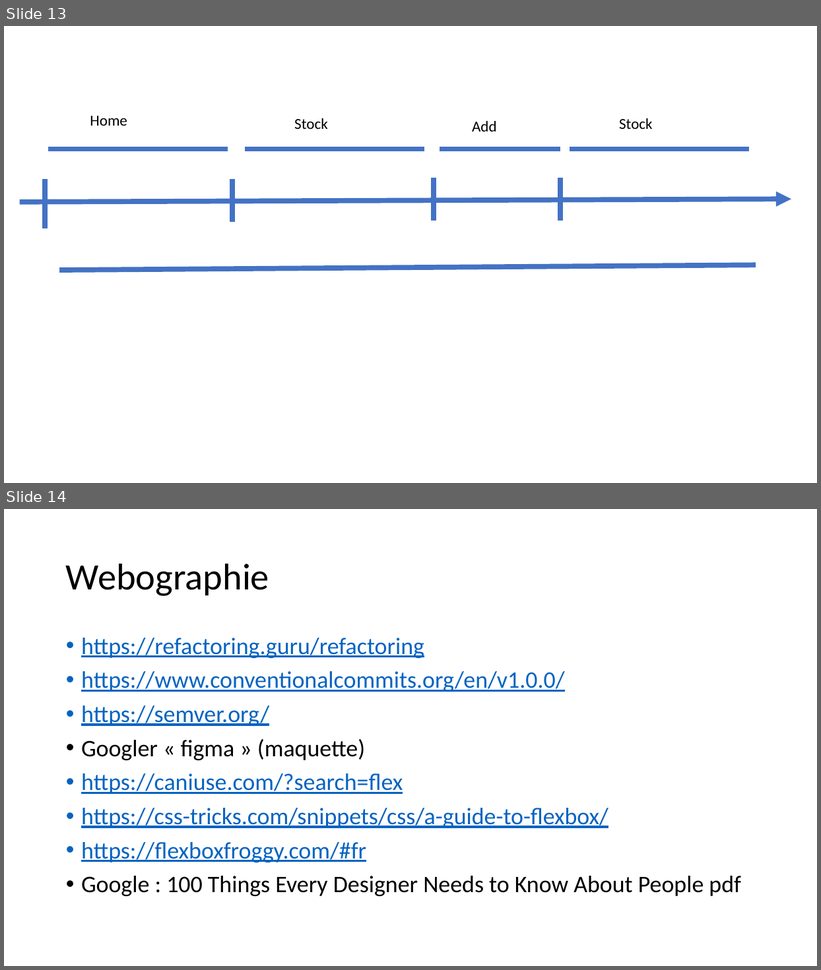
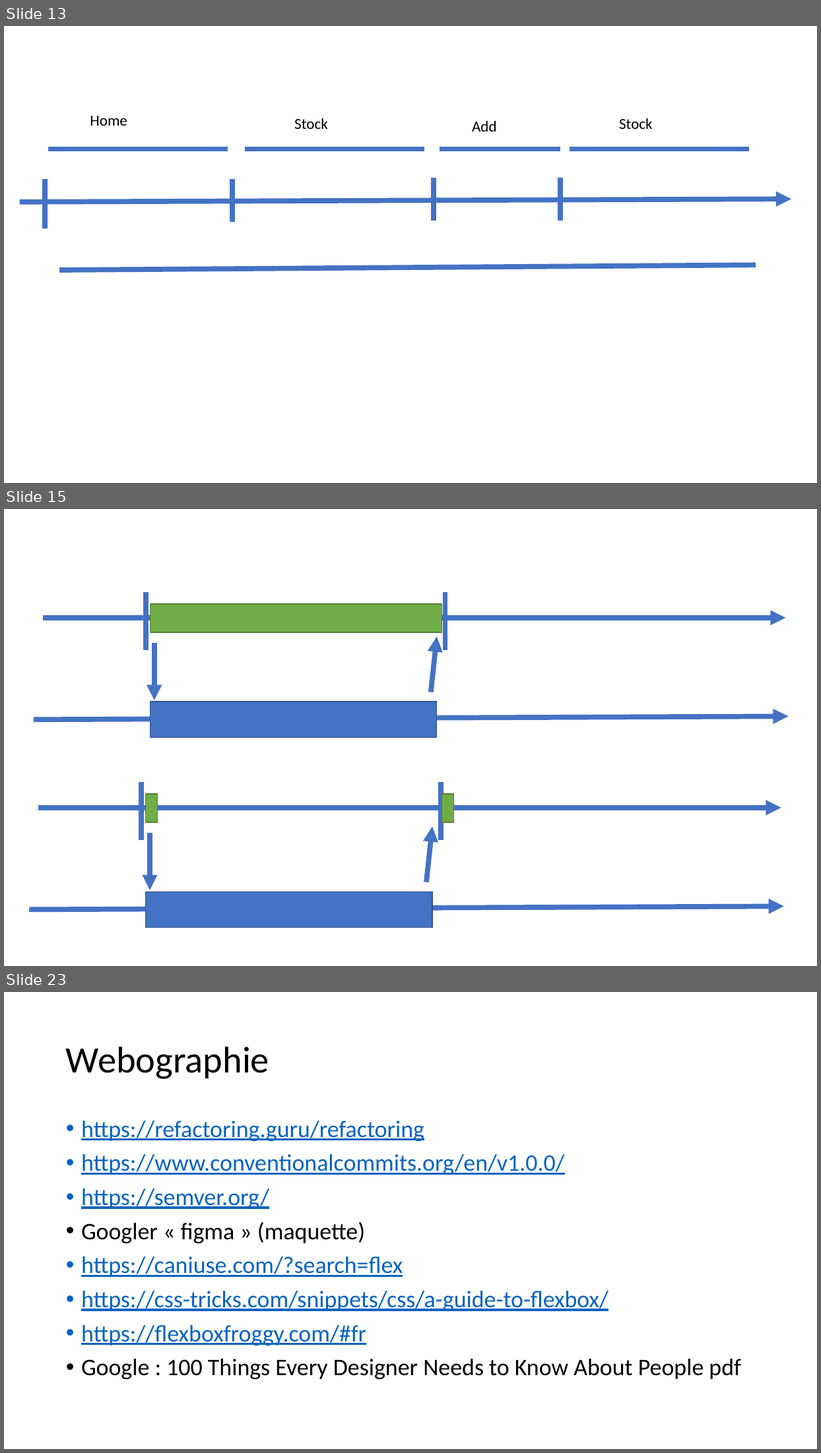
Before and after one commit to jlg-formation/fuj-juillet-2020, a slide deck: notes.pptx. Shown one above the other, each under a label of ours: slides 13 and 14 before the commit, slides 13, 15 and 23 after it; the slides between them are not shown. The pictures are 821x970 and 821x1453 pixels, drawn with LibreOffice and Linux fonts; fonts in the diff are those of the drawing. Boxes give left, top, right and bottom in pixels: in the first picture for what was removed or moved away, otherwise in the second. Text is boxed around its words. In the diff, an @@ line names an element or a change of style, - is before the commit and + after.

```diff
--- a/notes.pptx
+++ b/notes.pptx
@@ slide 15 added at [4, 509, 817, 966], background #FFFFFF @@
@@ line added from (145, 592) to (145, 650), #4472C4 6 pt @@
@@ rectangle added at [151, 604, 442, 633], fill #70AD47, outline #538035 1 pt @@
@@ line added from (446, 592) to (446, 650), #4472C4 6 pt @@
@@ arrow added from (43, 618) to (786, 618), #4472C4 6 pt @@
@@ arrow added from (154, 643) to (154, 700), #4472C4 6 pt @@
@@ arrow added from (431, 692) to (437, 636), #4472C4 6 pt @@
@@ rectangle added at [151, 702, 437, 738], fill #4472C4, outline #325491 1 pt @@
@@ arrow added from (34, 720) to (789, 716), #4472C4 6 pt @@
@@ line added from (141, 782) to (141, 841), #4472C4 6 pt @@
@@ line added from (441, 782) to (441, 841), #4472C4 6 pt @@
@@ rectangle added at [145, 795, 157, 823], fill #70AD47, outline #538035 1 pt @@
@@ rectangle added at [442, 795, 453, 823], fill #70AD47, outline #538035 1 pt @@
@@ arrow added from (38, 808) to (781, 808), #4472C4 6 pt @@
@@ arrow added from (150, 834) to (150, 890), #4472C4 6 pt @@
@@ arrow added from (426, 883) to (432, 827), #4472C4 6 pt @@
@@ rectangle added at [145, 892, 432, 928], fill #4472C4, outline #325491 1 pt @@
@@ arrow added from (29, 910) to (784, 907), #4472C4 6 pt @@
@@ what was slide 14 is now slide 23 @@
```
Also in this commit, not shown: 1 slide changed, 8 other slides added.
